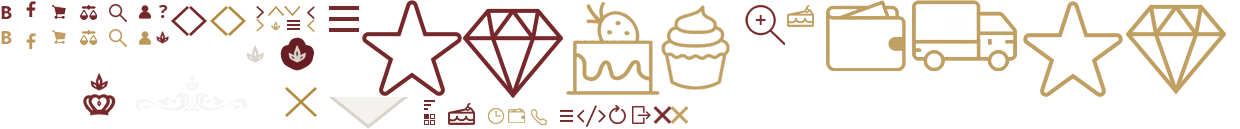
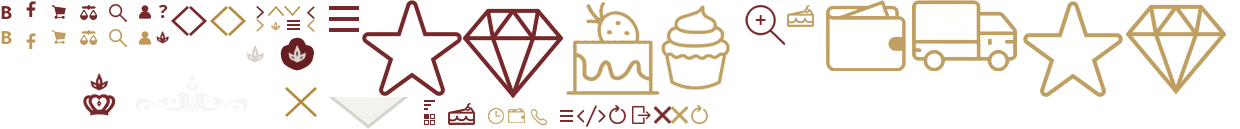
Two versions of the same layered image (1240px x 129px). Layer-by-layer changes:
added layer "Слой 43" above "Слой 41" over [691, 105, 708, 124]
